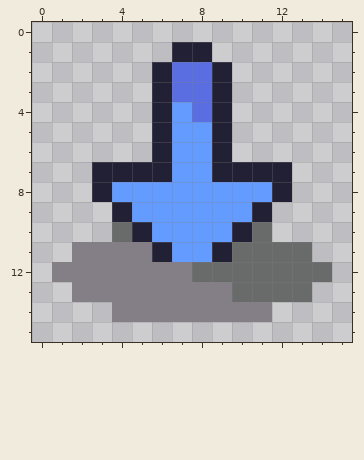
Two versions of one pixel-art file, src/renderer/src/assets/icons.aseprite. Above is the file before it was changed.
16x16 pixels, 1 frame.
After the commit:
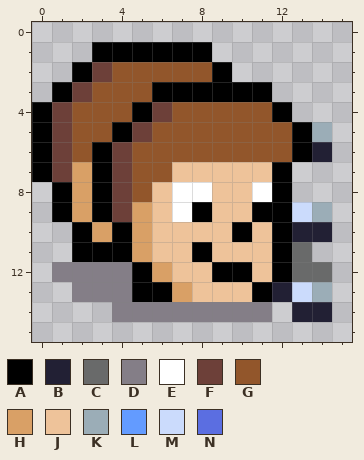
Palette (. is transparent): A #000000  B #222034  C #696a6a  D #847e87  E #ffffff  F #6d4039  G #92562b  H #d9a066  J #eec39a  K #9badb7  L #639bff  M #cbdbfc  N #5b6ee1
Difference:
layer "pm_from" now shown
layer "pm_to" now shown
layer "yell" now shown
layer "head" added
layer "pm_from_3" removed
Changed rows in their new state; - is an unchanged pixel.
Layers "head", "yell":
first column x 0:
 1 ---AAAAAA------
 2 --AFGGGGGA-----
 3 -AFGGGAAAAAA---
 4 AFGGGAFGGGGGA--
 5 AFGGAFGGGGGGGAK
 6 AFGAFGGGGGGGGAB
 7 AFHAFGGJJJJJA--
 8 -AHAFGJEEJJEA--
 9 -AHAFHJEAJJAAMK
10 --AHAHJJJJAJABB
11 --AAAHJJAJJJA--
12 -----AHJJAAJA--
13 -----AAHJJJABMK
14 -------------BB
Changed places in both pictures, as pixel boxes (x1, y1, x2, y2):
changed: (32, 42, 332, 322)
